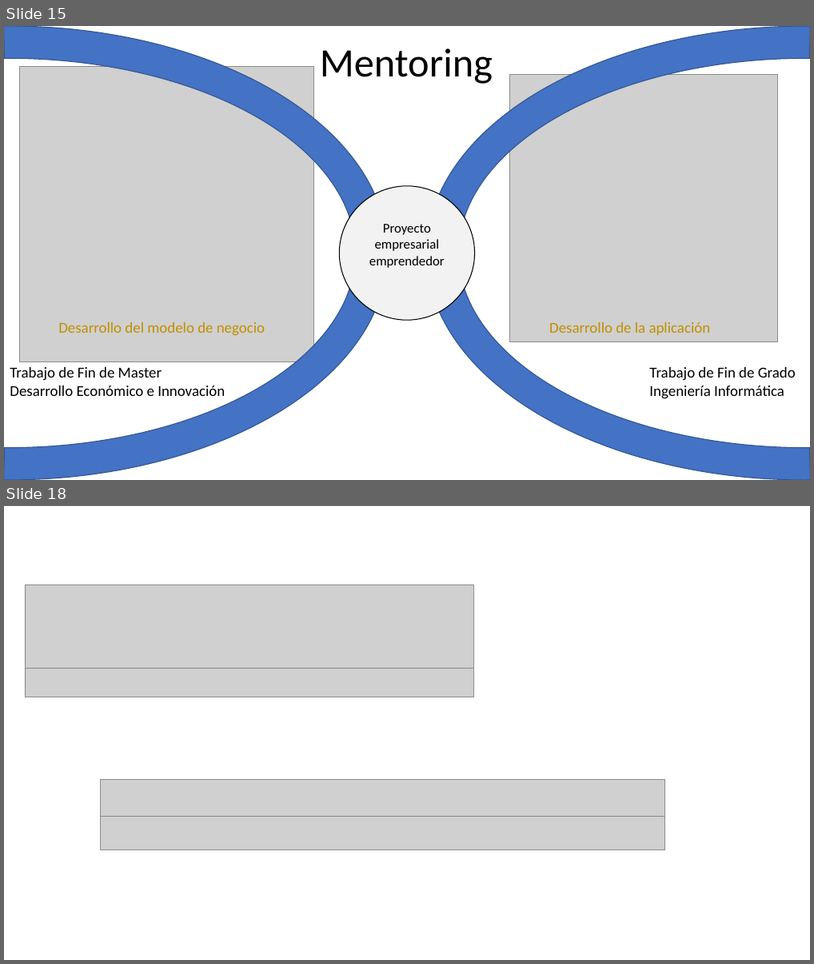
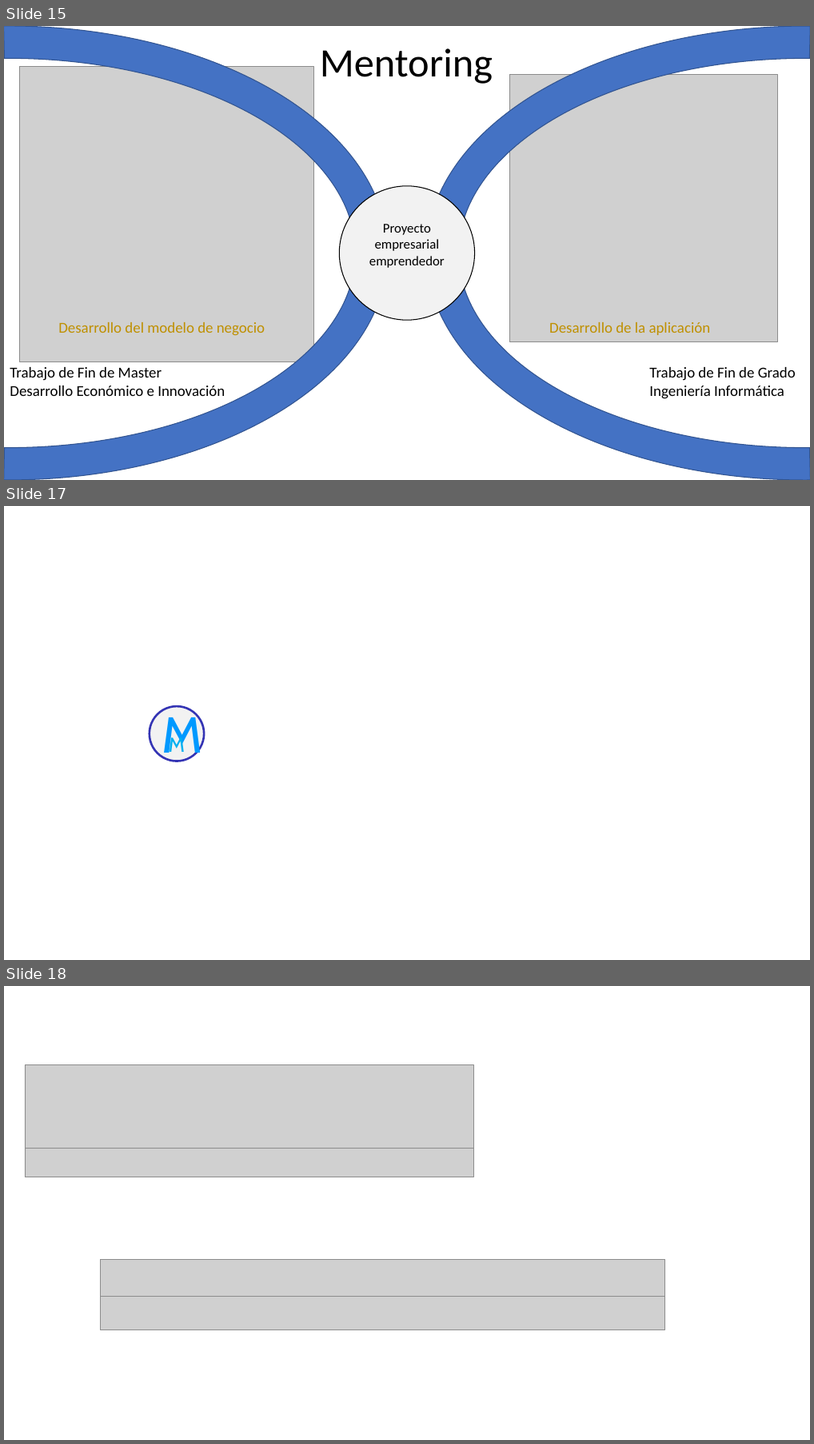
Before and after one commit to jacknieve/TFG, a slide deck: Diseños/aquitectura.pptx. Shown one above the other, each under a label of ours: slides 15 and 18 before the commit, slides 15, 17 and 18 after it; the slides between them are not shown. The pictures are 814x964 and 814x1444 pixels, drawn with LibreOffice and Linux fonts; fonts in the diff are those of the drawing; grey boxes stand for pictures. Boxes give left, top, right and bottom in pixels: in the first picture for what was removed or moved away, otherwise in the second. Text is boxed around its words. In the diff, an @@ line names an element or a change of style, - is before the commit and + after.

```diff
--- a/Diseños/aquitectura.pptx
+++ b/Diseños/aquitectura.pptx
@@ slide 17 added at (4, 506, 810, 960), background #FFFFFF @@
@@ ellipse added at (149, 706, 204, 761), fill #F2F2F2, outline #3434B4 2.5 pt @@
@@ text added at (162, 709, 203, 762), 60 pt, text #0099FF @@
+M
@@ text added at (169, 735, 185, 752), 24 pt, text #00B0F0 @@
+M
```
Also in this commit, not shown: 1 slide changed, 1 other slide added, 2 slides removed, 26 other files.
